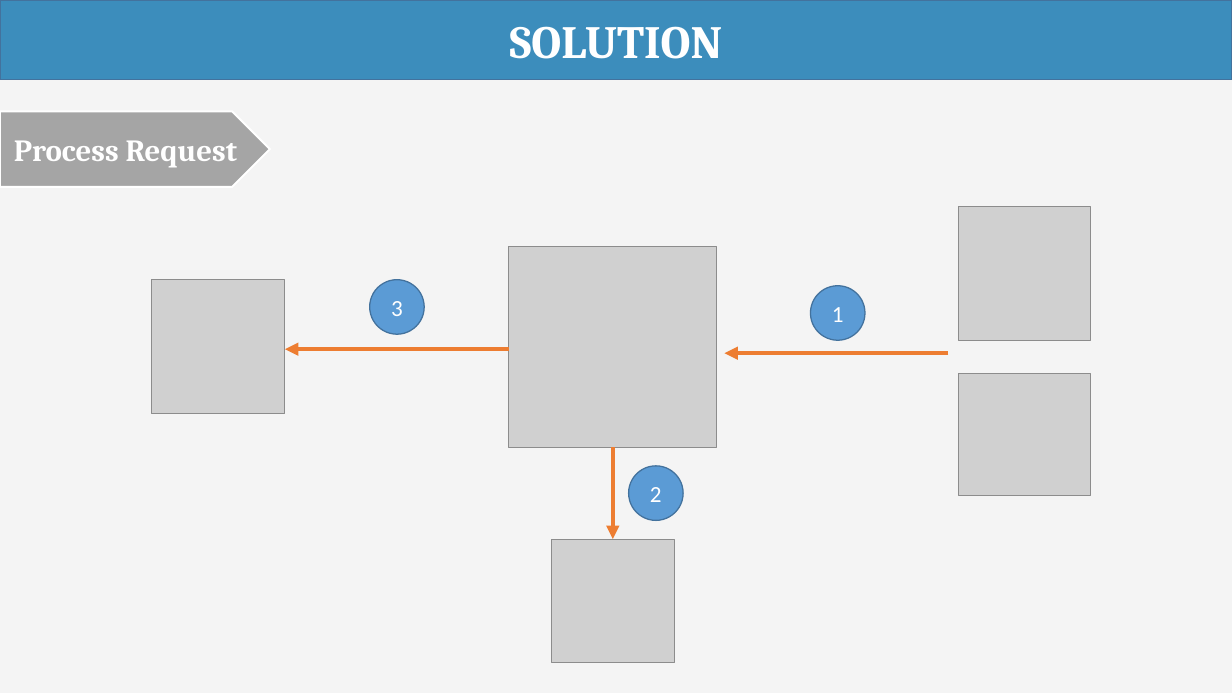
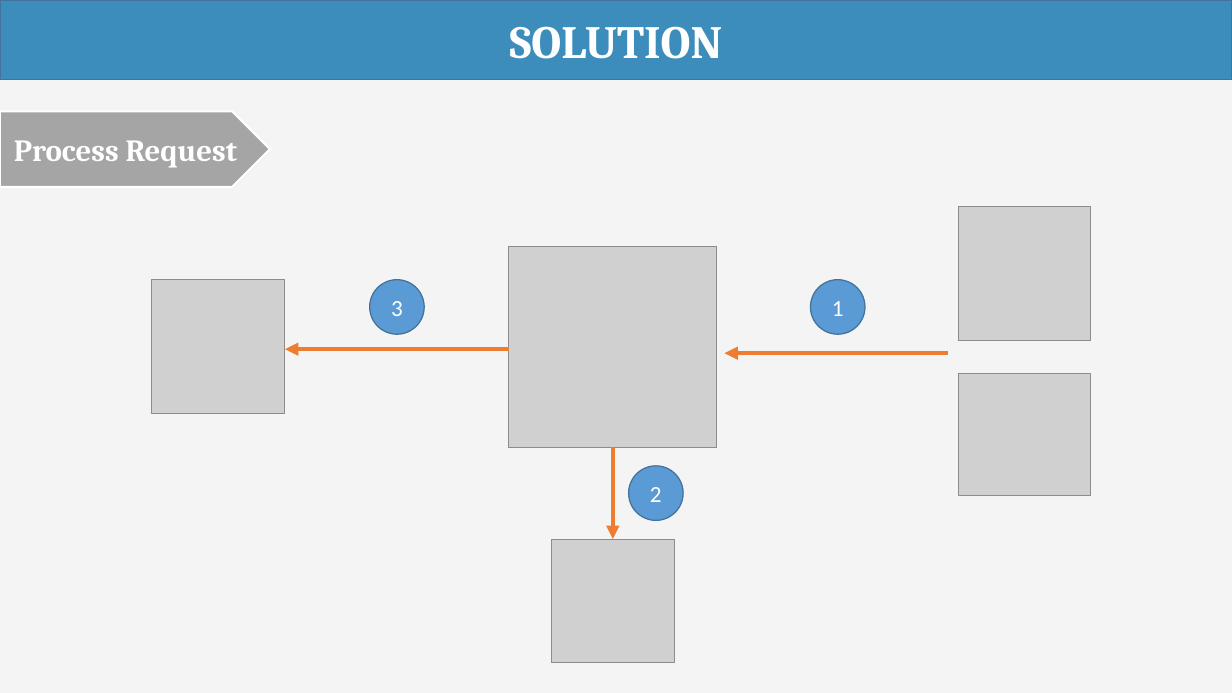
Before and after one commit to haltt051093/IMS-datacenter, a slide deck: slide 21 of Document/Presentation/IMS_20160407_Presentation.pptx. Drawn at 1232x693 pixels with LibreOffice and Linux fonts; fonts in the diff are those of the drawing; grey boxes stand for pictures. Boxes give left, top, right and bottom in pixels: in the first picture for what was removed or moved away, otherwise in the second. Text is boxed around its words. In the diff, an @@ line names an element or a change of style, - is before the commit and + after.

```diff
--- a/Document/Presentation/IMS_20160407_Presentation.pptx
+++ b/Document/Presentation/IMS_20160407_Presentation.pptx
@@ ellipse "1": place and size @@
-ellipse "1" at box(811, 286, 865, 340)
+ellipse "1" at box(811, 280, 865, 335)
```
Also in this commit, not shown: 11 other slides changed.
